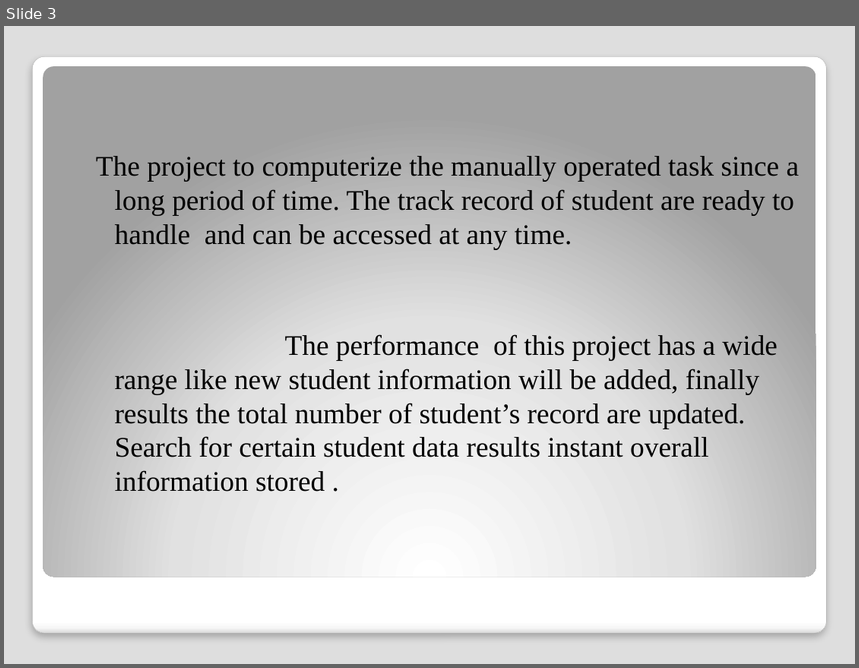
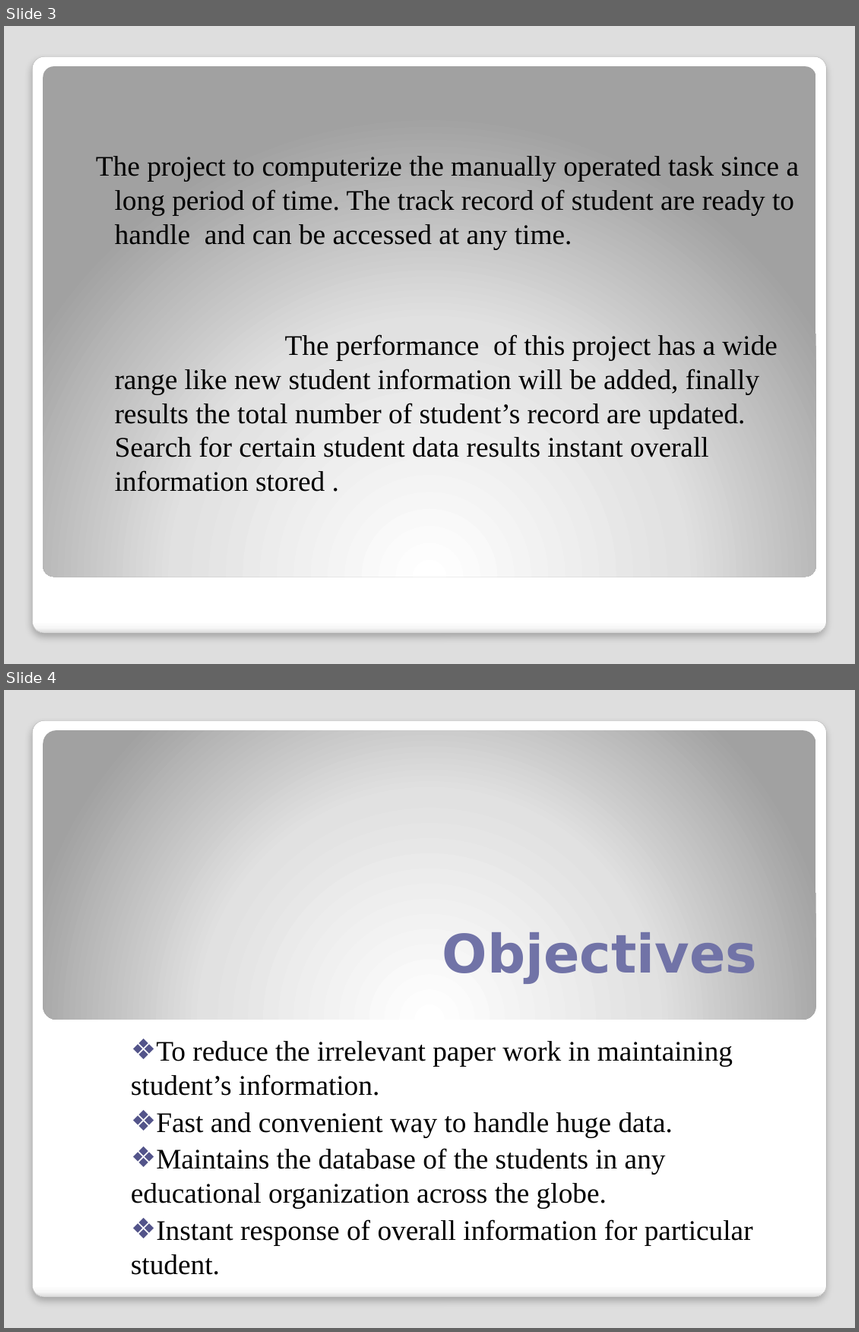
Before and after one commit to SudipKumarSah-0934/SPL-1, a slide deck: presentation.pptx. Shown one above the other, each under a label of ours: slide 3 before the commit, slides 3 and 4 after it. The pictures are 859x668 and 859x1332 pixels, drawn with LibreOffice and Linux fonts; fonts in the diff are those of the drawing. Boxes give left, top, right and bottom in pixels: in the first picture for what was removed or moved away, otherwise in the second. Text is boxed around its words. In the diff, an @@ line names an element or a change of style, - is before the commit and + after.

```diff
--- a/presentation.pptx
+++ b/presentation.pptx
@@ slide 4 added at (4, 690, 855, 1328), background #DEDEDE; not listed: 1 template element that a slide beside it also shows @@
@@ rounded rectangle added at (44, 730, 816, 1019), fill gradient #FFFFFF to #E1E1E1 to #A2A2A2 @@
@@ title added at (443, 932, 758, 983), 45 pt, text #7273A7, bold @@
+Objectives
@@ subtitle added at (131, 1041, 753, 1275), 24 pt, text #000000 @@
+  ❖ To reduce the irrelevant paper work in maintaining student’s information.
+  ❖ Fast and convenient way to handle huge data.
+  ❖ Maintains the database of the students in any educational organization across the globe.
+  ❖ Instant response of overall information for particular student.
```
Also in this commit, not shown: 2 other slides changed, 5 other slides added, 1 slide removed.
